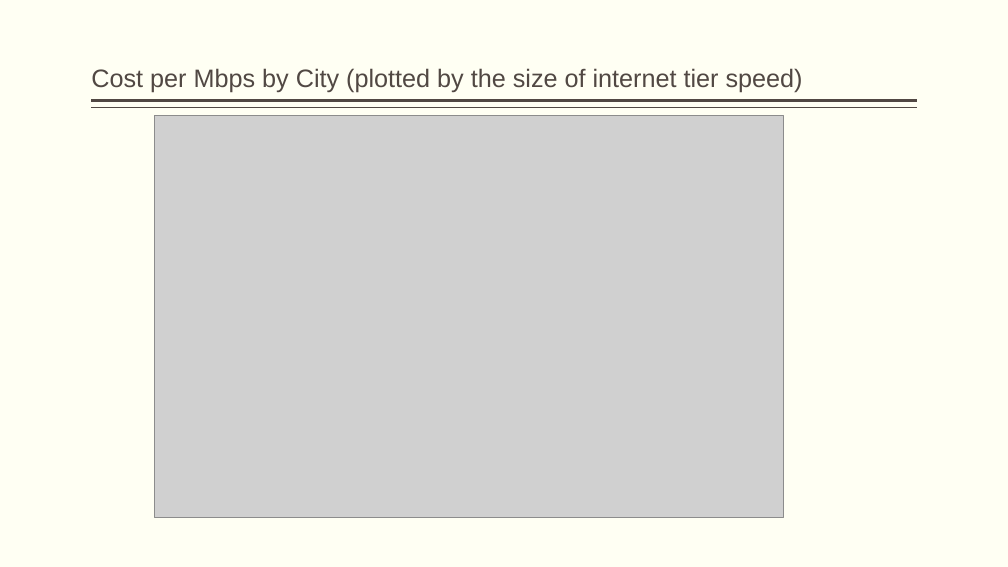
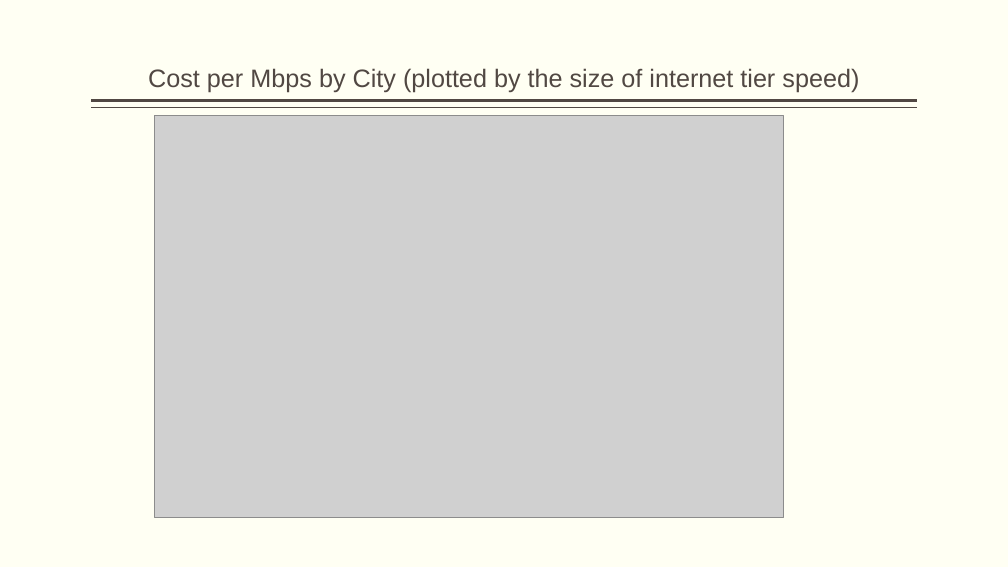
Before and after one commit to vsmolina/fiber_group, a slide deck: slide 11 of reports/Fiber_Group_Presenetation.pptx. Drawn at 1008x567 pixels with LibreOffice and Linux fonts; fonts in the diff are those of the drawing; grey boxes stand for pictures. Boxes give left, top, right and bottom in pixels: in the first picture for what was removed or moved away, otherwise in the second. Text is boxed around its words. In the diff, an @@ line names an element or a change of style, - is before the commit and + after.

```diff
--- a/reports/Fiber_Group_Presenetation.pptx
+++ b/reports/Fiber_Group_Presenetation.pptx
@@ title "Cost per Mbps by City ..." at (148, 68, 859, 93): alignment left to centre @@
```
Also in this commit, not shown: 5 other slides changed, 1 other file.
